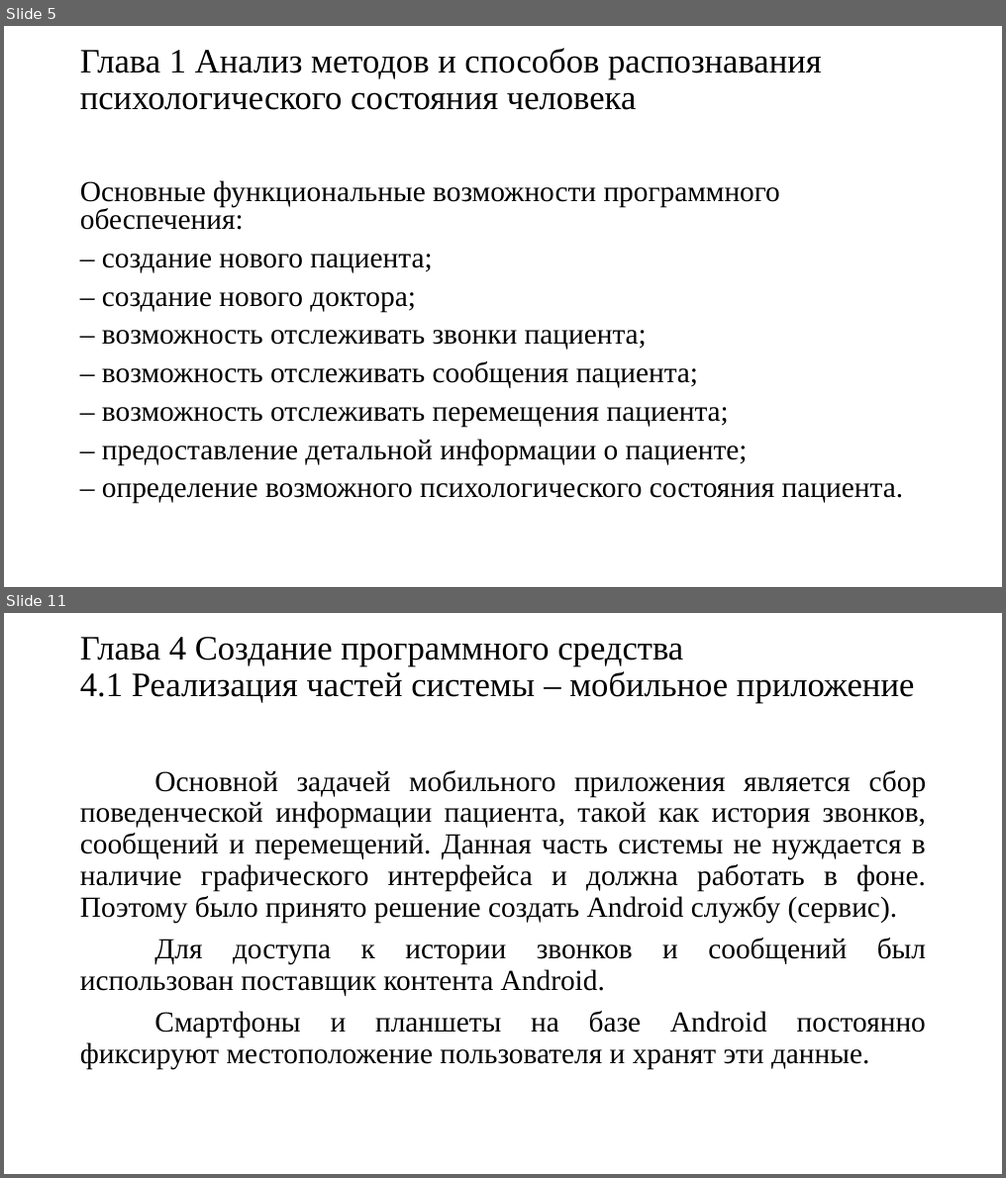
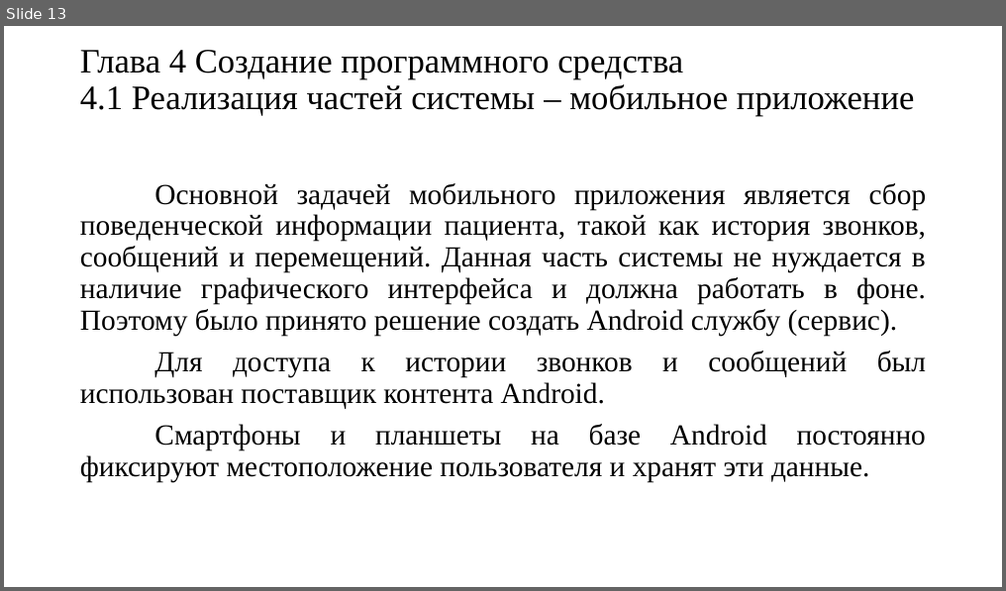
Before and after one commit to Wideweb/-digital-psychology-docs, a slide deck: Алькевич А.С/Презентация.pptx. Shown one above the other, each under a label of ours: slides 5 and 11 before the commit, slide 13 after it; the slides between them are not shown. The pictures are 1006x1178 and 1006x591 pixels, drawn with LibreOffice and Linux fonts; fonts in the diff are those of the drawing. Boxes give left, top, right and bottom in pixels: in the first picture for what was removed or moved away, otherwise in the second. Text is boxed around its words. In the diff, an @@ line names an element or a change of style, - is before the commit and + after.

```diff
--- a/Алькевич А.С/Презентация.pptx
+++ b/Алькевич А.С/Презентация.pptx
@@ slide 5 removed at (4,26,1002,587), background #FFFFFF @@
@@ title removed at (80,48,822,110) @@
-Глава 1 Анализ методов и способов распознавания психологического состояния человека
@@ text removed at (80,180,903,504) @@
-Основные функциональные возможности программного обеспечения:
-– создание нового пациента;
-– создание нового доктора;
-– возможность отслеживать звонки пациента;
-– возможность отслеживать сообщения пациента;
-– возможность отслеживать перемещения пациента;
-– предоставление детальной информации о пациенте;
-– определение возможного психологического состояния пациента.
@@ what was slide 11 is now slide 13 @@
```
Also in this commit, not shown: 4 slides changed, 8 slides added, 11 other slides removed.
